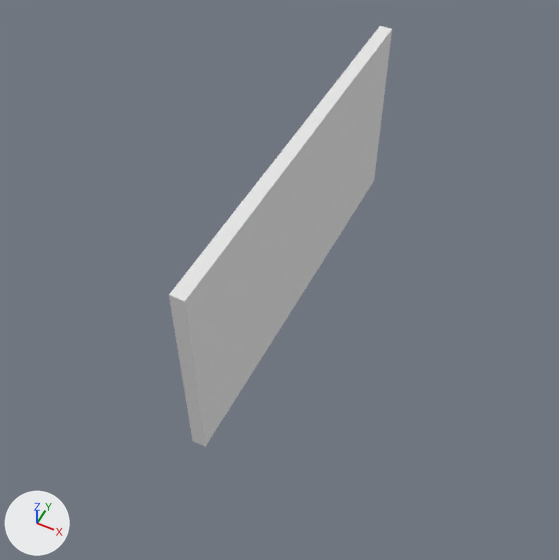
A saved change to the Blender file Assets/ak_house.blend.
Camera for both pictures: a 50 mm camera at (221.0, -483.0, 615.0) aimed at (2.0, -44.0, 66.0). Lighting does not change. The marker at lower left points along +X, +Y and +Z.

The first picture shows 'House_Wall'.
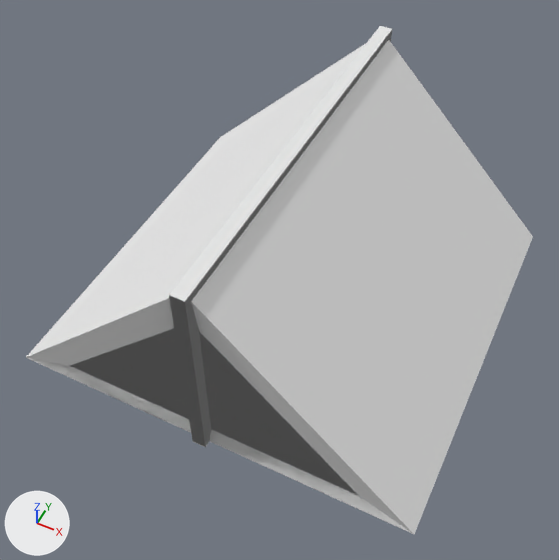
Boxes [x1, y1, x2, y2] around the edits, measured in the pictures (559 x 560 px):
'House_Roof', shown: after [26, 40, 533, 534]
'House_Door', shown: after [169, 30, 392, 447]
'House_Wall', unchanged, covered by the edit: [169, 26, 392, 447] in both

What the commit changed:
Object 'House_Roof' (ob_house_roof) is now shown.
Object 'House_Door' (ob_house_door) is now shown.
